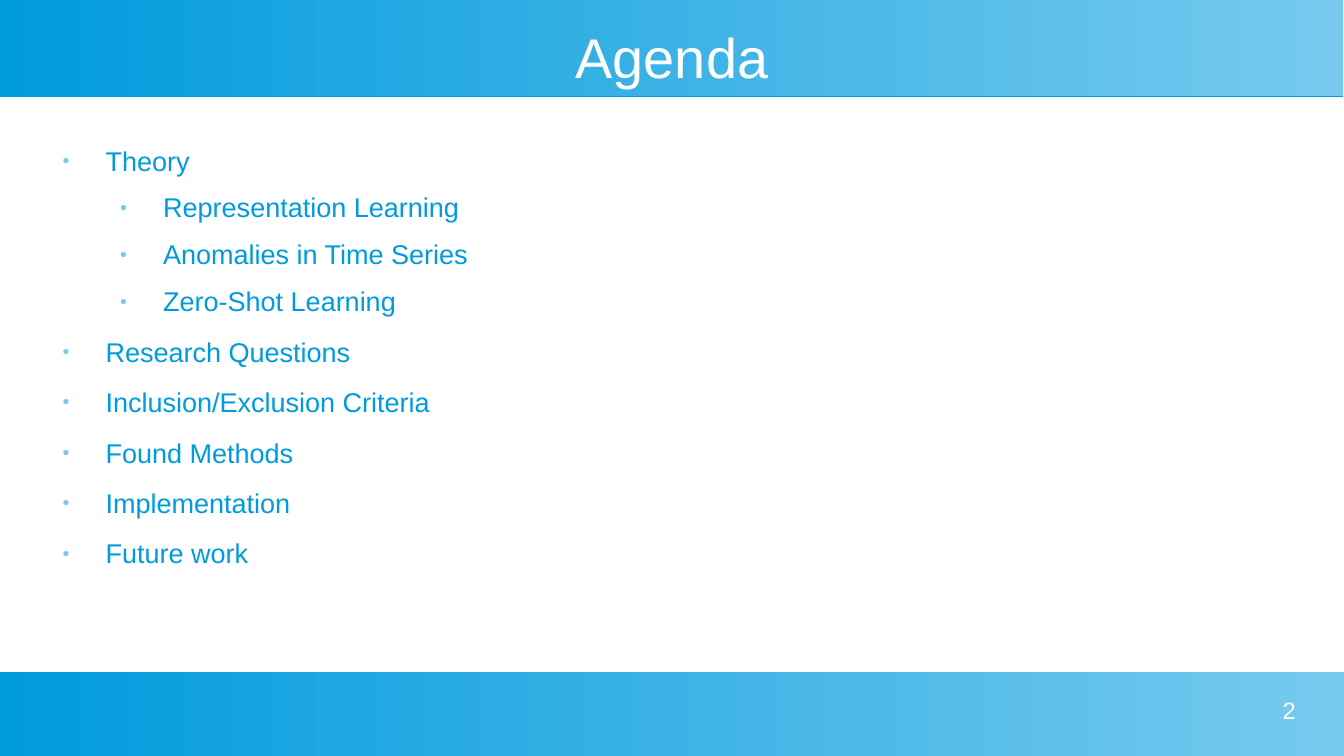
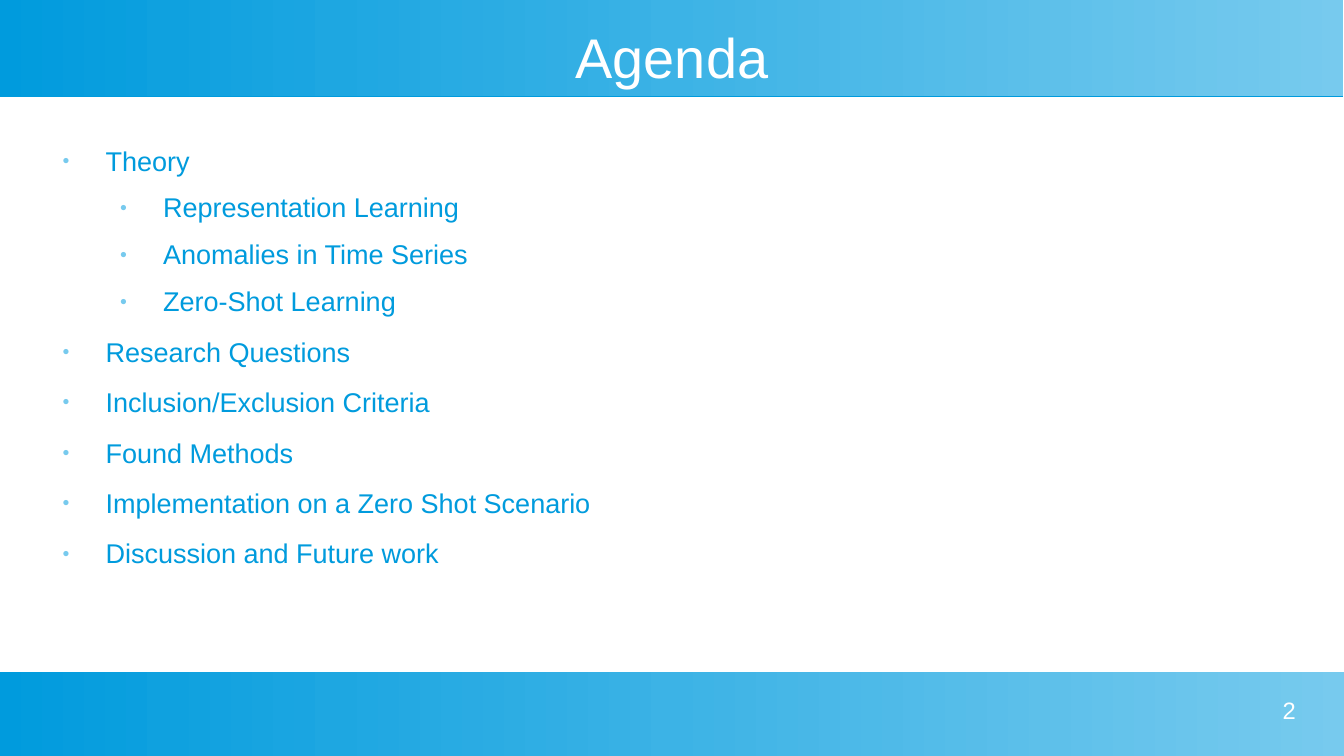
Before and after one commit to johanneshoelker/Smart-Systems-Paper, a slide deck: slide 2 of Presentation/Kolloq.odp. Drawn at 1344x756 pixels with LibreOffice and Linux fonts; fonts in the diff are those of the drawing. Boxes give left, top, right and bottom in pixels: in the first picture for what was removed or moved away, otherwise in the second. Text is boxed around its words. In the diff, an @@ line names an element or a change of style, - is before the commit and + after.

Commit message:
presentation final

```diff
--- a/Presentation/Kolloq.odp
+++ b/Presentation/Kolloq.odp
@@ text at (x1=106, y1=493, x2=591, y2=564): text changed @@
-● Implementation
-● Future work
+● Implementation on a Zero Shot Scenario
+● Discussion and Future work
```
Also in this commit, not shown: 1 other slide changed, 2 other files.
